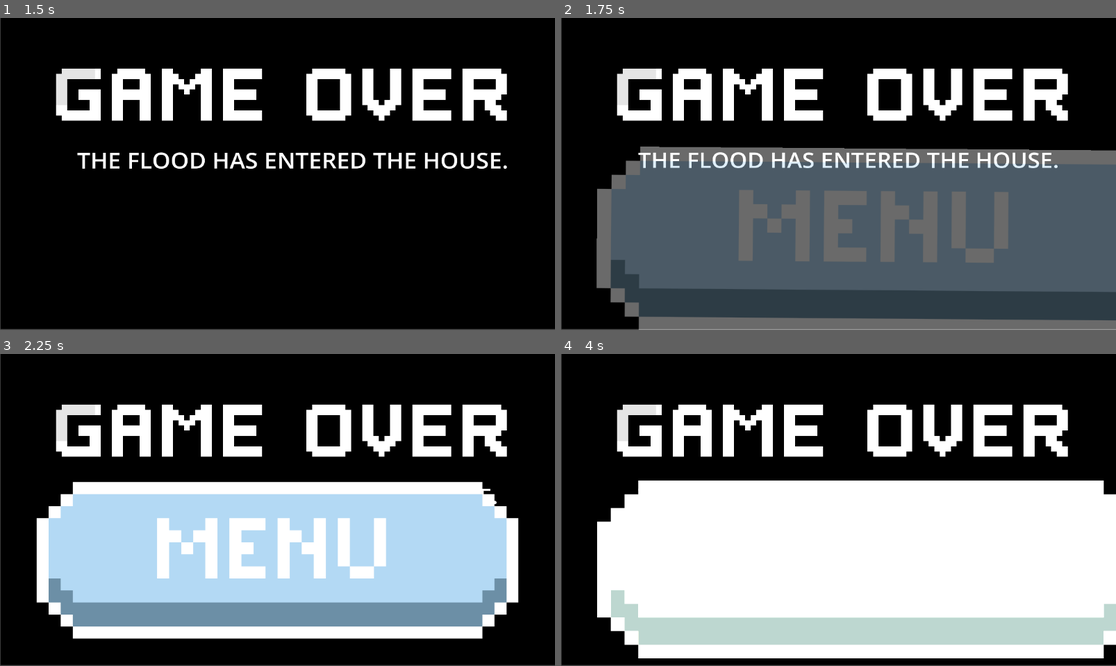
Above: before the commit, frames 1-4 (two rows, left to right).
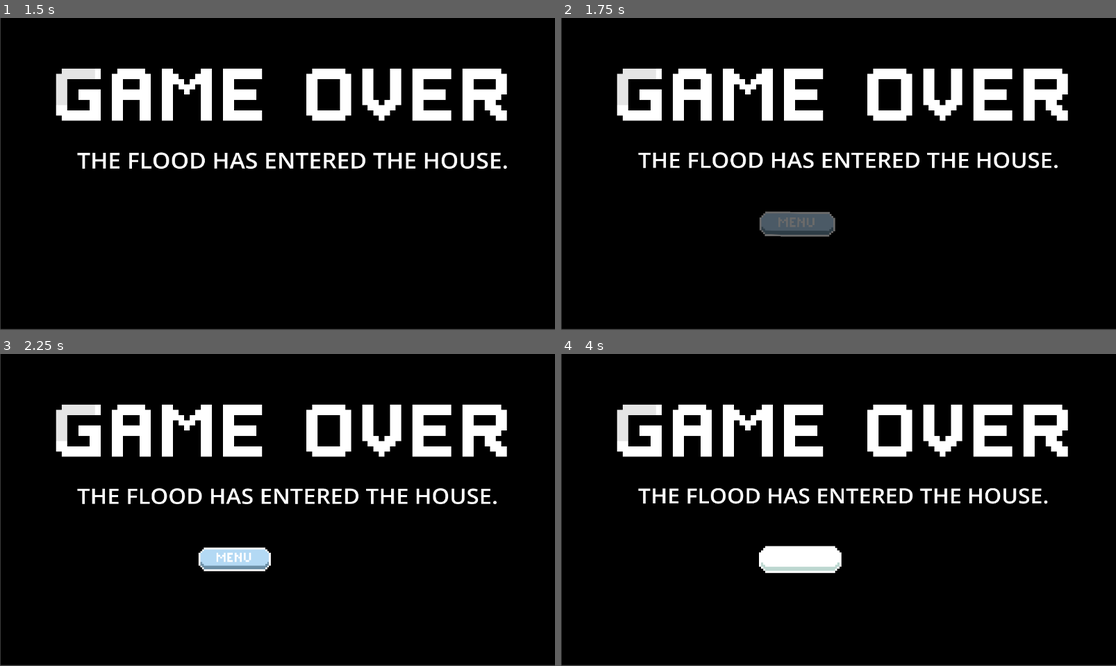
Above: after the commit, the same moments.

Repository: derder811/Disaster_2.0
Game: Godot game, scene res://game_over.tscn
Same seed, same stepped clock (60 frames per second), same inputs: the game is played once before the commit and once after it. This scene is started directly instead of the project's main scene.
Inputs (mouse positions are in pixels of both pictures, inside the frame that each line leads up to; where the layout moved, square brackets give the same spot in the first picture):
- Up to frame 1 (1.5 s): tap Enter (ui_accept) at 0.5, 0.77 s; move the mouse to (399, 158) at 0.52 s; hold D (move_right) 0.53-1.28 s; hold Space (advance_dialog) 0.53-1.28 s; move the mouse to (166, 189) at 1.27 s; hold S (move_down) from 1.28 s (still down); tap E (interact) at 1.35 s
- Up to frame 2 (1.75 s): keep holding S (move_down); tap Enter (ui_accept) at 1.52 s
- Up to frame 3 (2.25 s): release S (move_down) at 2 s; click (238, 559) [288, 563] at 2 s
- Up to frame 4 (4 s): move the mouse to (894, 441) at 2.77 s; hold D (move_right) 2.78-3.53 s; tap 1 at 2.85 s; move the mouse to (810, 572) at 3.52 s; hold W (move_up) from 3.53 s (still down); tap 2 at 3.6 s; tap Enter (ui_accept) at 3.77 s

Frame 1 is identical in both runs. In frame 2, 52% of the frame differs, in the area x 6-100%, y 41-100%; in frame 3, 41%; in frame 4, 50%.

Commit message:
game over update

Diff:
--- a/game_over.gd
+++ b/game_over.gd
@@ -66,8 +66,8 @@
 
 		# Fade in and scale up with bounce
 		tween.tween_property(menu_button, "modulate:a", 1.0, 0.6).set_delay(1.5)
-		tween.tween_property(menu_button, "scale", Vector2(1.1, 1.1), 0.4).set_delay(1.5).set_ease(Tween.EASE_OUT).set_trans(Tween.TRANS_BACK)
-		tween.tween_property(menu_button, "scale", Vector2(1.0, 1.0), 0.2).set_delay(1.9)
+		tween.tween_property(menu_button, "scale", Vector2(0.17, 0.17), 0.4).set_delay(1.5).set_ease(Tween.EASE_OUT).set_trans(Tween.TRANS_BACK)
+		tween.tween_property(menu_button, "scale", Vector2(0.15, 0.15), 0.2).set_delay(1.9)
 
 		# Rotate to normal position
 		tween.tween_property(menu_button, "rotation", 0.0, 0.5).set_delay(1.5).set_ease(Tween.EASE_OUT).set_trans(Tween.TRANS_ELASTIC)
@@ -93,8 +93,8 @@
 	# Add subtle scale pulsing
 	var scale_tween = create_tween()
 	scale_tween.set_loops()
-	scale_tween.tween_property(menu_button, "scale", Vector2(1.02, 1.02), 1.5).set_ease(Tween.EASE_IN_OUT)
-	scale_tween.tween_property(menu_button, "scale", Vector2(1.0, 1.0), 1.5).set_ease(Tween.EASE_IN_OUT)
+	scale_tween.tween_property(menu_button, "scale", Vector2(0.153, 0.153), 1.5).set_ease(Tween.EASE_IN_OUT)
+	scale_tween.tween_property(menu_button, "scale", Vector2(0.15, 0.15), 1.5).set_ease(Tween.EASE_IN_OUT)
 
 func _on_menu_button_hover():
 	"""Handle mouse hover over button"""
@@ -110,7 +110,7 @@
 	button_hover_tween.set_parallel(true)
 
 	# Scale up and brighten
-	button_hover_tween.tween_property(menu_button, "scale", Vector2(1.1, 1.1), 0.2).set_ease(Tween.EASE_OUT)
+	button_hover_tween.tween_property(menu_button, "scale", Vector2(0.165, 0.165), 0.2).set_ease(Tween.EASE_OUT)
 	button_hover_tween.tween_property(menu_button, "modulate", Color(1.2, 1.2, 1.2, 1.0), 0.2)
 
 	# Add subtle rotation wiggle
@@ -129,9 +129,8 @@
 
 	# Return to normal state
 	var unhover_tween = create_tween()
-	unhover_tween.set_parallel(true)
-
-	unhover_tween.tween_property(menu_button, "scale", Vector2(1.0, 1.0), 0.2).set_ease(Tween.EASE_OUT)
+
+	unhover_tween.tween_property(menu_button, "scale", Vector2(0.15, 0.15), 0.2).set_ease(Tween.EASE_OUT)
 	unhover_tween.tween_property(menu_button, "modulate", Color.WHITE, 0.2)
 	unhover_tween.tween_property(menu_button, "rotation", 0.0, 0.2)
 
@@ -179,9 +178,9 @@
 	button_tween.set_parallel(true)
 
 	# Enhanced press animation - scale down more dramatically
-	button_tween.tween_property(menu_button, "scale", Vector2(0.85, 0.85), 0.1).set_ease(Tween.EASE_OUT)
-	button_tween.tween_property(menu_button, "scale", Vector2(1.15, 1.15), 0.15).set_delay(0.1).set_ease(Tween.EASE_OUT).set_trans(Tween.TRANS_BACK)
-	button_tween.tween_property(menu_button, "scale", Vector2(1.0, 1.0), 0.1).set_delay(0.25)
+	button_tween.tween_property(menu_button, "scale", Vector2(0.128, 0.128), 0.1).set_ease(Tween.EASE_OUT)
+	button_tween.tween_property(menu_button, "scale", Vector2(0.173, 0.173), 0.15).set_delay(0.1).set_ease(Tween.EASE_OUT).set_trans(Tween.TRANS_BACK)
+	button_tween.tween_property(menu_button, "scale", Vector2(0.15, 0.15), 0.1).set_delay(0.25)
 
 	# Enhanced flash effect with color cycling
 	button_tween.tween_property(menu_button, "modulate", Color(2.0, 1.5, 0.5, 1.0), 0.1)  # Golden flash
--- a/game_over.tscn
+++ b/game_over.tscn
@@ -33,13 +33,13 @@
 anchor_top = 0.5
 anchor_right = 0.5
 anchor_bottom = 0.5
-offset_left = -50.0
-offset_top = 85.0
-offset_right = 50.0
-offset_bottom = 125.0
+offset_left = -164.0
+offset_top = 78.0
+offset_right = 836.0
+offset_bottom = 403.0
 grow_horizontal = 2
 grow_vertical = 2
-scale = Vector2(0.4, 0.4)
+scale = Vector2(0.313403, 0.376781)
 texture_normal = ExtResource("2_ccer4")
 texture_pressed = ExtResource("2_ccer4")
 texture_hover = ExtResource("2_ccer4")
